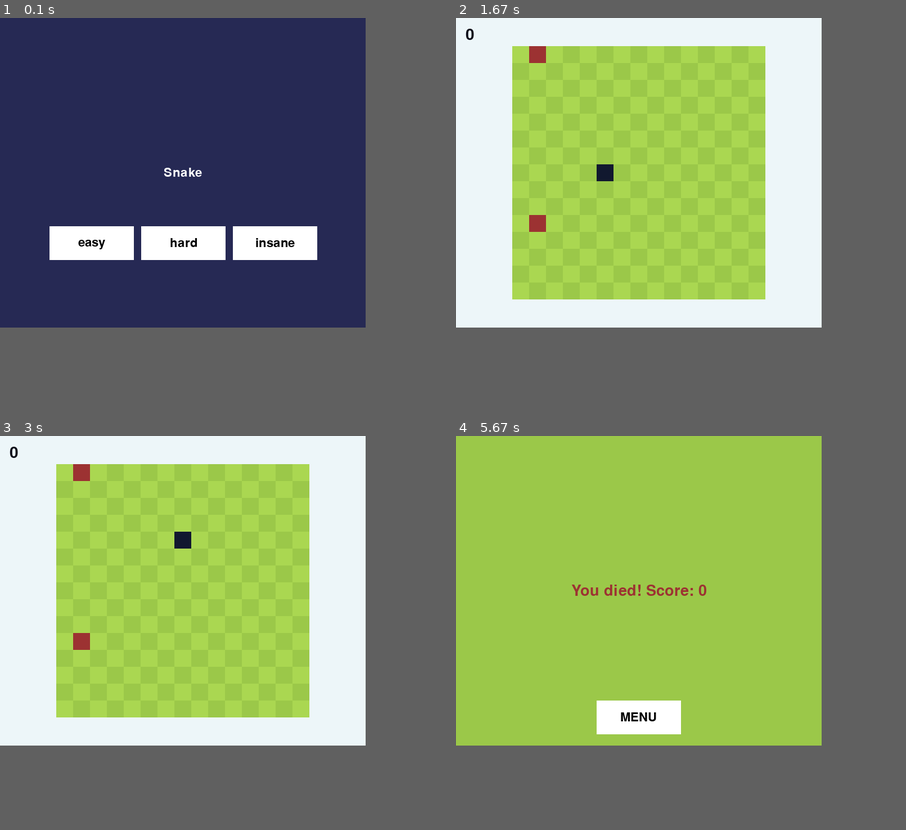
Above: before the commit, frames 1-4 (two rows, left to right).
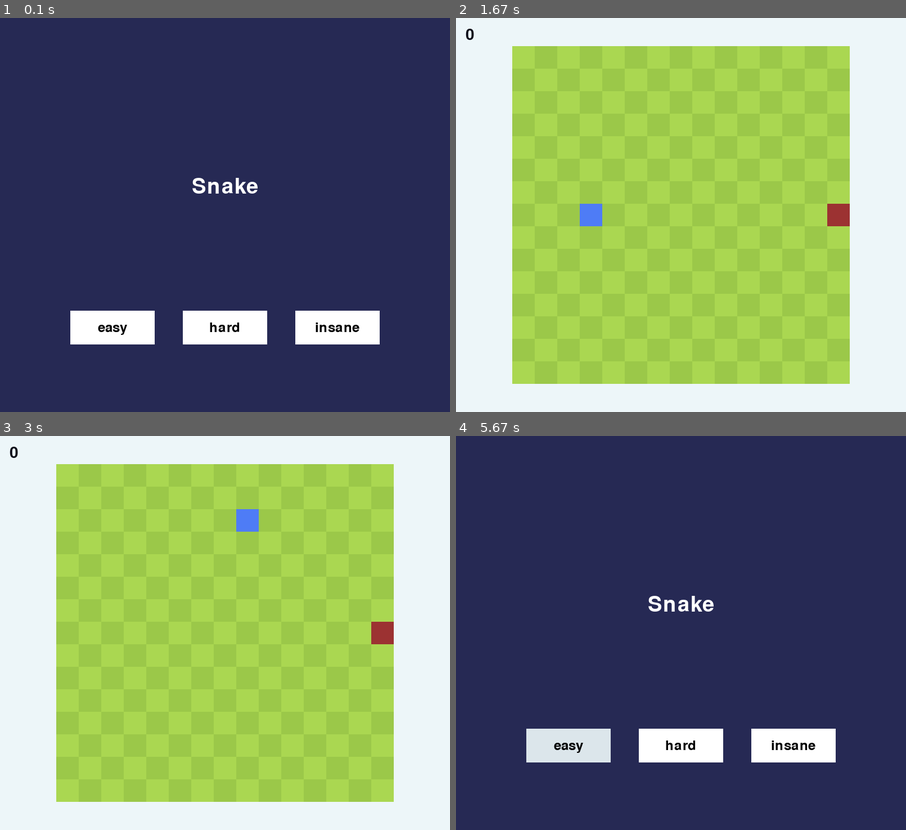
Above: after the commit, the same moments.

Repository: FriedUnique/Snake-with-pygame
Game: pygame game, started from main.py
Two runs of this game, one before a commit and one after it. Both use one fixed random seed, a clock stepped at 60 frames per second and the inputs below.
Inputs (mouse positions are in pixels of both pictures, inside the frame that each line leads up to):
- Up to frame 1 (0.1 s): no input
- Up to frame 2 (1.67 s): press the mouse at (681, 329) at 0.37 s; move the mouse to (735, 266) at 0.47 s; release the mouse at (784, 207) at 0.6 s; tap A at 0.67 s; press the mouse at (681, 384) at 1.03 s; move the mouse to (604, 254) at 1.13 s; release the mouse at (528, 120) at 1.27 s; press the mouse at (793, 329) at 1.4 s; move the mouse to (654, 207) at 1.5 s; release the mouse at (510, 88) at 1.63 s
- Up to frame 3 (3 s): tap W at 1.7 s; hold Right 2.03-2.5 s; hold Left 2.53-2.83 s; hold Right from 2.87 s (still down)
- Up to frame 4 (5.67 s): release Right at 3.33 s; hold Left 3.37-3.9 s; hold Down 3.93-4.23 s; hold Right 4.27-4.67 s; hold Up 4.7-5.07 s; press the mouse at (681, 802) at 5.13 s; move the mouse to (699, 696) at 5.23 s; release the mouse at (717, 593) at 5.37 s; click (568, 747) at 5.52 s, where only the run after the commit has a clickable "easy"
In our replay, the window is 650x550 before the commit and 800x700 after it. These sizes can differ from the game's own. Grey fills any space a smaller window leaves; there, only what the larger window draws over its background counts as a difference.

The runs differ from the first frame. In frame 1, 10% of the frame differs, in the area x 11-85%, y 38-83%; in frame 2, 29%; in frame 3, 29%; in frame 4, 66%, in the area x 0-85%, y 0-83%.

Commit message:
SIU (i dont know what defaq im doing)

Diff:
--- a/main.py
+++ b/main.py
@@ -1,10 +1,16 @@
 from utils import SplashText, Text, Button
 
-import pygame
-import random
+import pygame, random, os
+
+from math import ceil
 from dataclasses import dataclass
 from typing import Dict, List
 
+
+@dataclass
+class Vector:
+    x: float
+    y: float
 
 @dataclass
 class Level:
@@ -18,7 +24,6 @@
     chequered0: tuple
     chequered1: tuple
     appleColor: tuple
-    snakeColor: tuple
     backColor : tuple
 
 
@@ -29,25 +34,26 @@
     }
 LVL = list(levels.keys())[0]
 
-colors = {"green": Colors("green", (170, 215, 81), (155, 200, 73), (156, 50, 50), (17, 24, 47), (237, 246, 249))}
+colors = {"green": Colors("green", (170, 215, 81), (155, 200, 73), (156, 50, 50), (237, 246, 249))}
 THEME = "green"
 
 # region init
 pygame.init()
 
-GRIDSIZE = (15, 15)             # how many cells are in the grid
-CELLSIZE = 30                   # visual grid size
-fieldOffset = (100, 50)
-
-screenX, screenY = (CELLSIZE*GRIDSIZE[0] + fieldOffset[0]*2, CELLSIZE*GRIDSIZE[1] + fieldOffset[1]*2)
+GRIDSIZE = Vector(15, 15)             # how many cells are in the grid
+CELLSIZE = 40
+fieldOffset = Vector(100, 50)
+
+screenX, screenY = (CELLSIZE*GRIDSIZE.x + fieldOffset.x*2, CELLSIZE*GRIDSIZE.y + fieldOffset.y*2)
 screen = pygame.display.set_mode((screenX, screenY))
 pygame.display.set_caption("Snake")
 
 clock = pygame.time.Clock()
 
-scoreText = Text(position=(25, 30), color=(13, 13, 26), text="0", font=pygame.font.Font(None, 42))     # will display the current score
-
-splash = SplashText(screenX, screenY)                                                                  # will pop-up after you died
+fontSize = 38 - ceil(700/screenY)*2
+scoreText = Text(position=(25, 30), color=(13, 13, 26), text="0", fontSize=42)     # will display the current score
+
+splash = SplashText(screenX, screenY, fontSize=fontSize+20)  # will pop-up after you died
 splash.textColor = (156, 50, 50)
 splash.bgColor = colors[THEME].chequered1
 
@@ -69,11 +75,11 @@
         w, h = int(screenX/2), int(screenY/2)
         keys = list(levelDict.keys())
 
-        for i in range(len(keys)):
-            self.buttons[keys[i]] = Button(keys[i], ((screenX/150+50)*(len(keys)*(i+1)), screenY-150),
-                                            (15, 6), text=keys[i], onClicked=self.choose)
-
-        self.titleText = Text((w, h), color=(255, 255, 255), text="Snake")
+        self.buttons[keys[0]] = Button(keys[0], (w-int(screenX/4), screenY-150), (15, 6), text=keys[0], onClicked=self.choose, fontSize=fontSize)
+        self.buttons[keys[1]] = Button(keys[1], (w, screenY-150), (15, 6), text=keys[1], onClicked=self.choose, fontSize=fontSize)
+        self.buttons[keys[2]] = Button(keys[2], (w+int(screenX/4), screenY-150), (15, 6), text=keys[2], onClicked=self.choose, fontSize=fontSize)
+
+        self.titleText = Text((w, h-50), color=(255, 255, 255), text="Snake", fontSize=fontSize+20)
 
     def choose(self, b: Button):
         global LVL
@@ -110,14 +116,37 @@
         self.positions = []
         self.snakeLength = 1
         self.dir = RIGHT
-        self.color = (17, 24, 47)
+        self.headSprite = self.loadHeadSprite()
+        self.bodySprite = self.loadBodySprite()
 
         self.moved = True
+        self.nearApple = False
+
+    def loadHeadSprite(self):
+        # pygame.Surface((CELLSIZE, CELLSIZE))
+        idle = pygame.transform.scale(pygame.image.load(os.path.join("src", "snakeHead_idle.png")), (CELLSIZE, CELLSIZE))
+        eat = pygame.transform.scale(pygame.image.load(os.path.join("src", "snakeHead_eat.png")), (CELLSIZE, CELLSIZE))
+
+        return [idle, eat]
+
+    def loadBodySprite(self):
+        return pygame.transform.scale(pygame.image.load(os.path.join("src", "snakeBody.png")), (CELLSIZE, CELLSIZE))
+
+    def animateMouth(self, radius: int):
+        self.nearApple = False
+        for apple in apples:
+            aPos = apple.position
+
+            if aPos[0] - (radius*CELLSIZE) <= self.positions[0][0] and aPos[0] + (radius*CELLSIZE) >= self.positions[0][0]:
+                if aPos[1] - (radius*CELLSIZE) <= self.positions[0][1] and aPos[1] + (radius*CELLSIZE) >= self.positions[0][1]:
+                    self.nearApple = True
 
     def turn(self, targetDir):
         if self.moved == False:
+
             return
 
+        # you cant move in the opposite direction you are currently moving in
         if self.snakeLength > 1 and (targetDir[0] * -1, targetDir[1] * -1) == self.dir:
             return
         else:
@@ -125,11 +154,12 @@
             self.moved = False
 
     def move(self):
+        # called before draw
         head = self.positions[0]
         newPos = ((head[0] + (self.dir[0]*CELLSIZE)), head[1] + (self.dir[1]*CELLSIZE))
 
         # test if collided with wall
-        if newPos[0] > screenX - CELLSIZE - fieldOffset[0] or newPos[0] < fieldOffset[0] or newPos[1] > screenY - CELLSIZE - fieldOffset[1] or newPos[1] < fieldOffset[1]:
+        if newPos[0] > screenX - CELLSIZE - fieldOffset.x or newPos[0] < fieldOffset.x or newPos[1] > screenY - CELLSIZE - fieldOffset.y or newPos[1] < fieldOffset.y:
             splash.loadInfo(f"You died! Score: {score}", "MENU", mainMenu.toggle)
             return
 
@@ -142,6 +172,8 @@
         self.positions.insert(0, newPos) # new head pos
         if len(self.positions) > self.snakeLength:
             self.positions.pop() # default last
+
+        #self.animateMouth(2)
         self.moved = True
 
     def reset(self):
@@ -153,17 +185,32 @@
 
         score = 0
         self.snakeLength = 1
-        self.positions = [[0 * CELLSIZE + fieldOffset[0], int(GRIDSIZE[0]/2) * CELLSIZE + fieldOffset[1]]]
+        self.positions = [[0 * CELLSIZE + fieldOffset.x, int(GRIDSIZE.x/2) * CELLSIZE + fieldOffset.y]]
         self.dir = RIGHT
 
     def draw(self):
+        x = int(CELLSIZE/2)
+
         for body in self.positions:
-            r = pygame.Rect((body[0], body[1]), (CELLSIZE, CELLSIZE))
-            pygame.draw.rect(screen, self.color, r)
+            # head can rotate. (animation and vfx)
+            if body == self.positions[0]:
+                rot = min(self.dir[0]*180, 0) + self.dir[1]*-90
+                sprite = self.bodySprite # self.headSprite[0] if not self.nearApple else self.headSprite[1]
+
+                img = pygame.transform.rotate(sprite, rot)
+                rect = img.get_rect()
+
+                rect.center = (body[0]+x, body[1]+x)
+
+                screen.blit(img, rect)
+                continue
+
+            screen.blit(self.bodySprite, self.bodySprite.get_rect(center=(body[0]+x, body[1]+x)))
+
 
 class Apple:
     def __init__(self):
-        self.position = (random.randint(0, GRIDSIZE[0]-1) * CELLSIZE + fieldOffset[0], random.randint(0, GRIDSIZE[1]-1) * CELLSIZE + fieldOffset[1])
+        self.position = ()
         self.color = colors[THEME].appleColor
         self.random_pos()
 
@@ -175,7 +222,7 @@
 
 
         while True:
-            self.position = (random.randint(0, GRIDSIZE[0]-1) * CELLSIZE + fieldOffset[0], random.randint(0, GRIDSIZE[1]-1) * CELLSIZE + fieldOffset[1])
+            self.position = (random.randint(0, GRIDSIZE.x-1) * CELLSIZE + fieldOffset.x, random.randint(0, GRIDSIZE.y-1) * CELLSIZE + fieldOffset.y)
             if self.position not in snake.positions and self.position not in other:
                 break
 
@@ -185,9 +232,9 @@
 
 
 def drawGrid():
-    for y in range(0, GRIDSIZE[1]):
-        for x in range(0, GRIDSIZE[0]):
-            r = pygame.Rect((x*CELLSIZE + fieldOffset[0], y*CELLSIZE + fieldOffset[1]), (CELLSIZE, CELLSIZE))
+    for y in range(0, GRIDSIZE.y):
+        for x in range(0, GRIDSIZE.x):
+            r = pygame.Rect((x*CELLSIZE + fieldOffset.x, y*CELLSIZE + fieldOffset.y), (CELLSIZE, CELLSIZE))
 
             if (x+y) % 2 == 0:
                 pygame.draw.rect(screen, colors[THEME].chequered0, r)
@@ -197,7 +244,7 @@
 def draw():
     if mainMenu.isToggled == True or splash.isToggled == True:
         mainMenu.drawMenu(screen)
-        splash.update(screen)
+        splash.draw(screen)
         return
 
     screen.fill(colors[THEME].backColor)
@@ -213,7 +260,7 @@
 def appleSpawn():
     global apples
     apples = []
-    for i in range(levels[LVL].appleCount):
+    for _ in range(levels[LVL].appleCount):
         apples.append(Apple())
 
 
@@ -233,6 +280,7 @@
         if mainMenu.isToggled or splash.isToggled:
             clock.tick(20)
         else:
+            # the faster the tickspeed the harder the gfame
             clock.tick(levels[LVL].tickSpeed)
 
         # events
@@ -265,7 +313,7 @@
                     apple.random_pos()
 
             # check won
-            if snake.snakeLength == GRIDSIZE[0]*GRIDSIZE[1]:
+            if snake.snakeLength == GRIDSIZE.x*GRIDSIZE.y:
                 splash.loadInfo(f"You won! Score: {score}", "MENU", snake.reset)
 
         draw()
--- a/utils/button.py
+++ b/utils/button.py
@@ -50,9 +50,7 @@
         w = self.scale[0] * 10
         h = self.scale[1] * 10
 
-        self.textPos = (x + w/2 - textW/2, y + h/2 - textH/2)
-
-        self.textPos = roundTupleValues(self.textPos)
+        return roundTupleValues((x + w/2 - textW/2, y + h/2 - textH/2))
 
     def draw(self, surface):
         if not self.isActive: return
@@ -82,7 +80,7 @@
 
     def changeText(self, newText: str):
         self.text = newText
-        self.alignText()
+        self.textPos = self.alignText()
         self.txt_surface = self.font.render(self.text, True, self.textColor)
 
     def SetActive(self, activate):
--- a/utils/text.py
+++ b/utils/text.py
@@ -7,15 +7,15 @@
     """
     Displays the text when the 'draw(surface)' method is called.
     """
-    def __init__(self, position = (0, 0), color = (255, 255, 255), font = pygame.font.Font(None, 32), text = "", active=True):
+    def __init__(self, position = (0, 0), color = (255, 255, 255), fontSize = 32, text = "", active=True):
         self.text = text
         self.color = color
-        self.font = font
+        self.font = pygame.font.Font(None, fontSize)
         self.position = position
 
         self.isActive = active
 
-        self.txt_surface = font.render(self.text, True, self.color) #change
+        self.txt_surface = self.font.render(self.text, True, self.color) #change
         self.rect = self.txt_surface.get_rect(center=(self.position[0], self.position[1]))
 
     def draw(self, surface):
@@ -33,20 +33,20 @@
 
 
 class SplashText:
-    def __init__(self, sWidth, sHeight):
+    def __init__(self, sWidth, sHeight, fontSize=40):
         self.sDim = (sWidth, sHeight)
         w, h = int(sWidth/2), int(sHeight/2)
 
         self.bgColor = (0, 0, 0)
         self.textColor = (255, 0, 0)
 
-        self.text = Text((w, h), color=self.textColor, active=False, font=pygame.font.Font(None, 40))
+        self.text = Text((w, h), color=self.textColor, active=False, fontSize=fontSize)
         self.closeButton = Button("okButton", (w, sHeight-50), (15, 6), text="MENU", onClicked=self.accept, active=False)
 
         self.isToggled = False
         self.acceptFunction = None
 
-    def update(self, _screen):
+    def draw(self, _screen):
         if(self.isToggled):
             pygame.draw.rect(_screen, self.bgColor, (0, 0, self.sDim[0], self.sDim[1]))
 
@@ -74,3 +74,22 @@
         self.text.changeText(msg)
         self.text.SetActive(True)
         self.isToggled = True
+
+"""
+def blit_text(self, surface, text, pos, font):
+    words = [word.split(' ') for word in text.splitlines()]  # 2D array where each row is a list of words.
+    space = font.size(' ')[0]  # The width of a space.
+    max_width, max_height = surface.get_size()
+    x, y = pos
+    for line in words:
+        for word in line:
+            word_surface = font.render(word, True, self.color)
+            word_width, word_height = word_surface.get_size()
+            if x + word_width >= max_width:
+                x = pos[0]  # Reset the x.
+                y += word_height  # Start on new row.
+            surface.blit(word_surface, (x, y))
+            x += word_width + space
+        x = pos[0]  # Reset the x.
+        y += word_height  # Start on new row.
+"""
Binary file added: src/snakeBody.png
Binary file added: src/snakeHead_eat.png
Binary file added: src/snakeHead_idle.png
Binary file added: src/test.png
Not shown, changed: .gitignore
